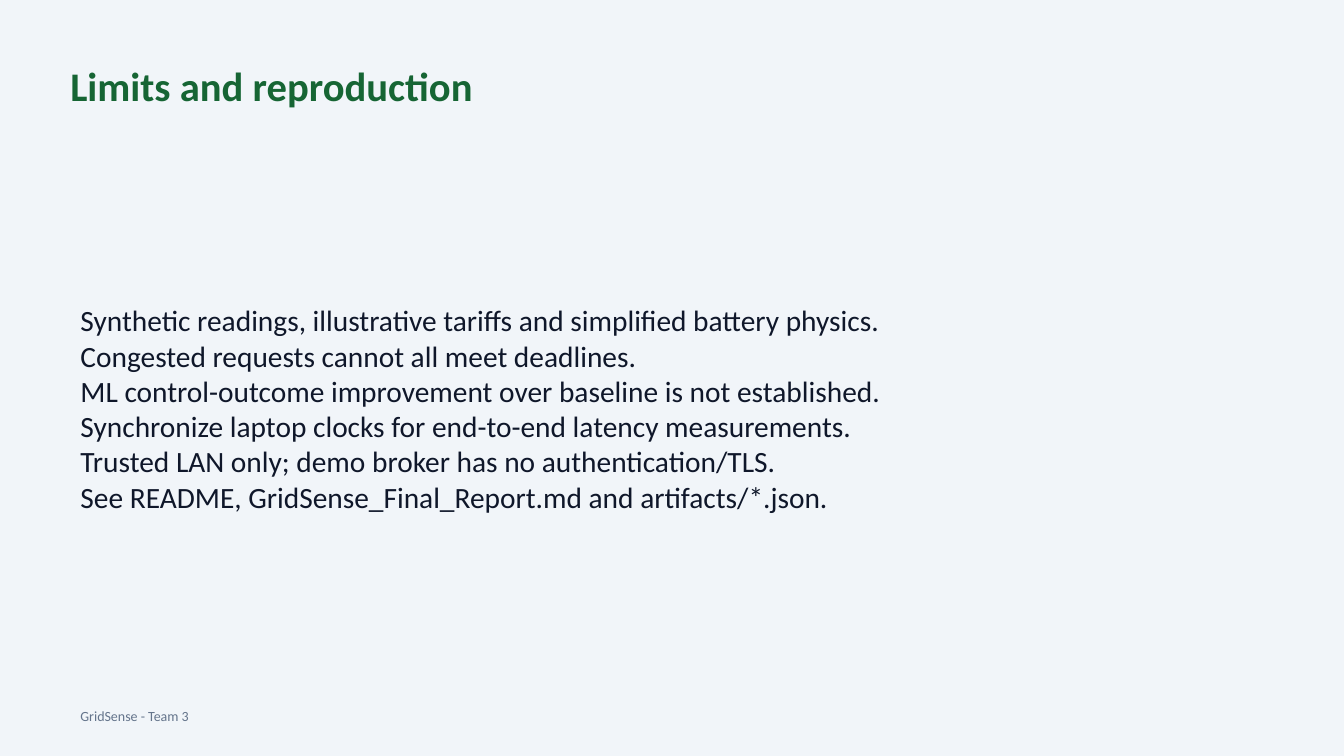
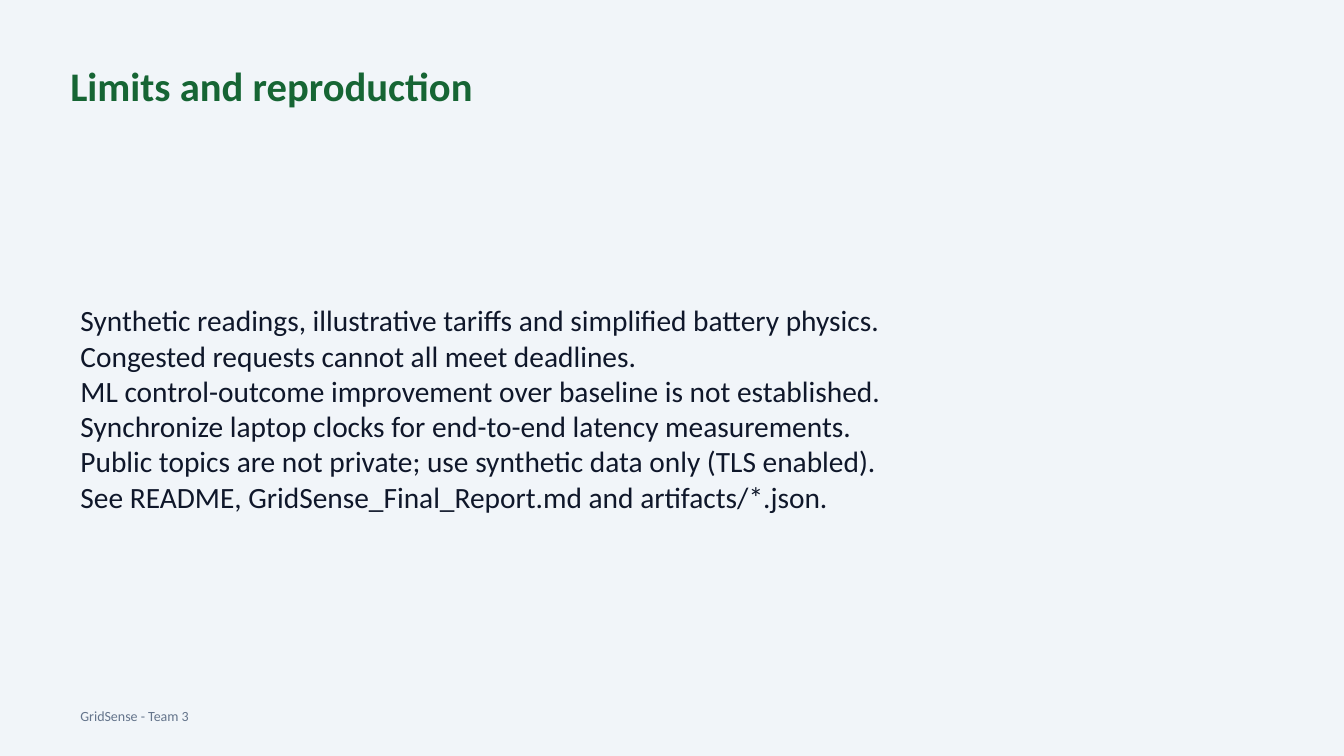
Before and after one commit to DavidShibu/gridsense, a slide deck: slide 12 of GridSense_Presentation.pptx. Drawn at 1344x756 pixels with LibreOffice and Linux fonts; fonts in the diff are those of the drawing. Boxes give left, top, right and bottom in pixels: in the first picture for what was removed or moved away, otherwise in the second. Text is boxed around its words. In the diff, an @@ line names an element or a change of style, - is before the commit and + after.

```diff
--- a/GridSense_Presentation.pptx
+++ b/GridSense_Presentation.pptx
@@ text at [80,450,876,477]: text changed @@
-Trusted LAN only; demo broker has no authentication/TLS.
+Public topics are not private; use synthetic data only (TLS enabled).
```
Also in this commit, not shown: 3 other slides changed, 18 other files.
